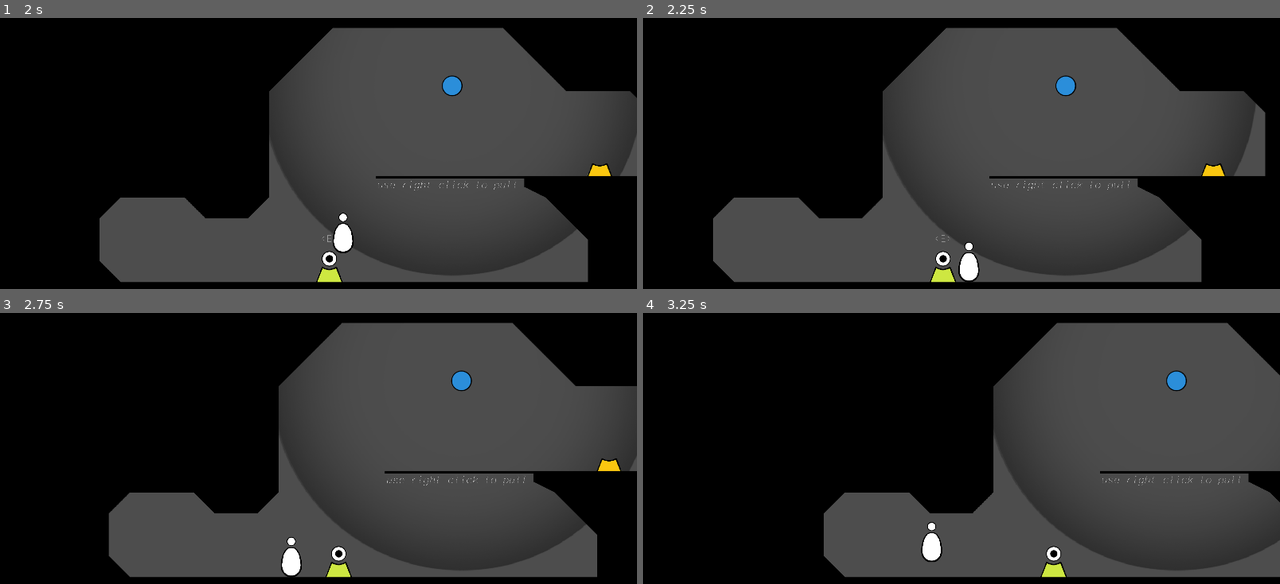
Above: before the commit, frames 1-4 (two rows, left to right).
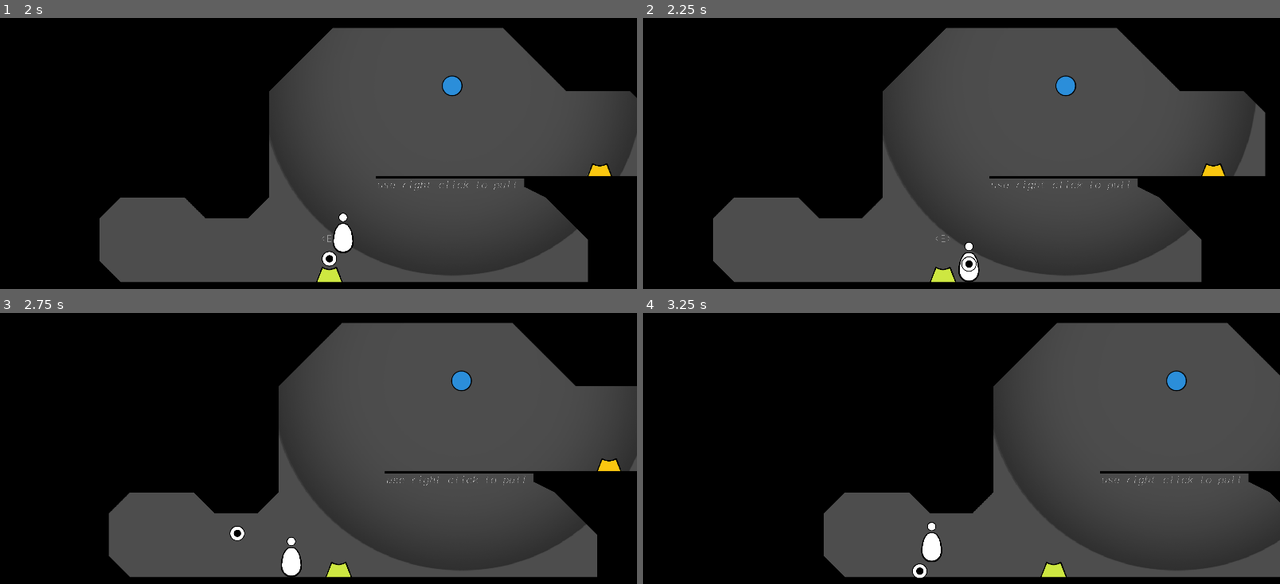
Above: after the commit, the same moments.

Repository: Lukko-Digital/upwell
Game: Godot game, scene res://src/game.tscn
Same seed, same stepped clock (60 frames per second), same inputs: the game is played once before the commit and once after it.
Inputs (mouse positions are in pixels of both pictures, inside the frame that each line leads up to):
- Up to frame 1 (2 s): tap Enter at 0.5, 1.25 s; move the mouse to (286, 267) at 0.52 s; hold E (interact) 0.53-1.28 s; hold D (right) from 0.53 s (still down); tap Space (jump) at 0.77, 1.52 s; click (286, 267) at 0.8 s; move the mouse to (509, 251) at 1.27 s; click (509, 251) at 1.35 s; tap E (interact) at 1.55 s
- Up to frame 2 (2.25 s): tap Enter at 2 s; move the mouse to (770, 142) at 2.02 s; release D (right) at 2.03 s; hold A (left) from 2.03 s (still down); hold E (interact) from 2.03 s (still down)
- Up to frame 3 (2.75 s): keep holding A (left); keep holding E (interact); click (127, 437) at 2.3 s
- Up to frame 4 (3.25 s): keep holding A (left); tap Enter at 2.75 s; move the mouse to (993, 491) at 2.77 s; release E (interact) at 2.78 s; tap Shift (orbit) at 2.85 s; click (993, 491) at 2.92 s; tap Space (jump) at 3.02 s; tap E (interact) at 3.05 s

Frame 1 is identical in both runs. In frame 2, 0.2% of the frame differs, in the area x 45-53%, y 85-94%; in frame 3, 0.2%, in the area x 36-55%, y 78-92%; in frame 4, 0.2%.

Commit message:
throw controls rework m1 hold to aim, m1 release to throw, m2 tap to cancel

Diff:
--- a/project.godot
+++ b/project.godot
@@ -76,6 +76,16 @@
 "events": [Object(InputEventKey,"resource_local_to_scene":false,"resource_name":"","device":-1,"window_id":0,"alt_press …(182 unchanged characters)…
 ]
 }
+throw={
+"deadzone": 0.5,
+"events": [Object(InputEventMouseButton,"resource_local_to_scene":false,"resource_name":"","device":-1,"window_id":0,"alt_pressed":false,"shift_pressed":false,"ctrl_pressed":false,"meta_pressed":false,"button_mask":0,"position":Vector2(0, 0),"global_position":Vector2(0, 0),"factor":1.0,"button_index":1,"canceled":false,"pressed":false,"double_click":false,"script":null)
+]
+}
+cancel={
+"deadzone": 0.5,
+"events": [Object(InputEventMouseButton,"resource_local_to_scene":false,"resource_name":"","device":-1,"window_id":0,"alt_pressed":false,"shift_pressed":false,"ctrl_pressed":false,"meta_pressed":false,"button_mask":0,"position":Vector2(0, 0),"global_position":Vector2(0, 0),"factor":1.0,"button_index":2,"canceled":false,"pressed":false,"double_click":false,"script":null)
+]
+}
 
 [layer_names]
 
--- a/src/player/player.gd
+++ b/src/player/player.gd
@@ -22,7 +22,6 @@
 	# Throw
 	THROW_VELOCITY = 3000,
 	ARC_POINTS = 100,
-	INTERACT_TAP_TIME = 0.2,
 }
 
 @export_group("Node References")
@@ -30,7 +29,6 @@
 @export var clicker_sprite: Sprite2D
 @export var interactable_detector: Area2D
 @export var dialogue_ui: DialogueUI
-@export var interact_tap_timer: Timer
 @export var coyote_timer: Timer
 @export var jump_buffer_timer: Timer
 @export var min_jump_timer: Timer
@@ -57,6 +55,8 @@
 var jumping: bool = false
 var disable_airborne_decel: bool = true
 var previous_horizontal_direction: float = 0
+
+var aiming: bool = false
 
 ## ---
 
@@ -105,20 +105,19 @@
 		jump()
 	if event.is_action_released("jump"):
 		jump_end()
+
 	if event.is_action_pressed("map"):
 		in_map = game.toggle_map()
-
-	## The `interact_tap_timer` is the time in which the interact key can be
-	## released in order to count as tapping interact. If the key is held
-	## beyond that time, it begins the throw action, via `handle_throw_arc`
 	if event.is_action_pressed("interact"):
-		interact_tap_timer.start(PLAYER.INTERACT_TAP_TIME)
-	if event.is_action_released("interact"):
-		if !interact_tap_timer.is_stopped():
-			interact()
-			interact_tap_timer.stop()
-		else:
-			throw()
+		interact()
+
+	if event.is_action_pressed("throw"):
+		aiming = true
+	if event.is_action_pressed("cancel"):
+		aiming = false
+
+	if event.is_action_released("throw"):
+		throw()
 
 ## ------------------------------ CAMERA ------------------------------
 
@@ -252,21 +251,33 @@
 	elif has_clicker:
 		spawn_clicker()
 
+func start_dialogue(npc: NPC):
+	if in_dialogue:
+		return
+	dialogue_ui.start_dialogue(npc)
+	in_dialogue = true
+
+### ----------------------------- THROW -----------------------------
+
 func throw():
-	if not has_clicker:
+	if not (
+		has_clicker and
+		aiming
+	):
 		return
 	var dir = (get_global_mouse_position() - global_position).normalized()
 	spawn_clicker(dir * PLAYER.THROW_VELOCITY)
 
 func handle_throw_arc():
+	throw_arc_line.clear_points()
+
 	if not (
-		Input.is_action_pressed("interact") and
-		interact_tap_timer.is_stopped() and
-		has_clicker
+		Input.is_action_pressed("throw") and
+		has_clicker and
+		aiming
 	):
-		throw_arc_line.clear_points()
-		return
-	throw_arc_line.clear_points()
+		return
+
 	var pos = Vector2.ZERO
 	var vel = (get_global_mouse_position() - global_position).normalized() * PLAYER.THROW_VELOCITY
 	var delta = get_physics_process_delta_time()
@@ -282,12 +293,6 @@
 		if not world_physics.intersect_point(query).is_empty():
 			break
 
-func start_dialogue(npc: NPC):
-	if in_dialogue:
-		return
-	dialogue_ui.start_dialogue(npc)
-	in_dialogue = true
-
 ## ------------------------------ SIGNAL HANDLES ------------------------------
 
 func _on_dialogue_ui_dialogue_finished() -> void:
